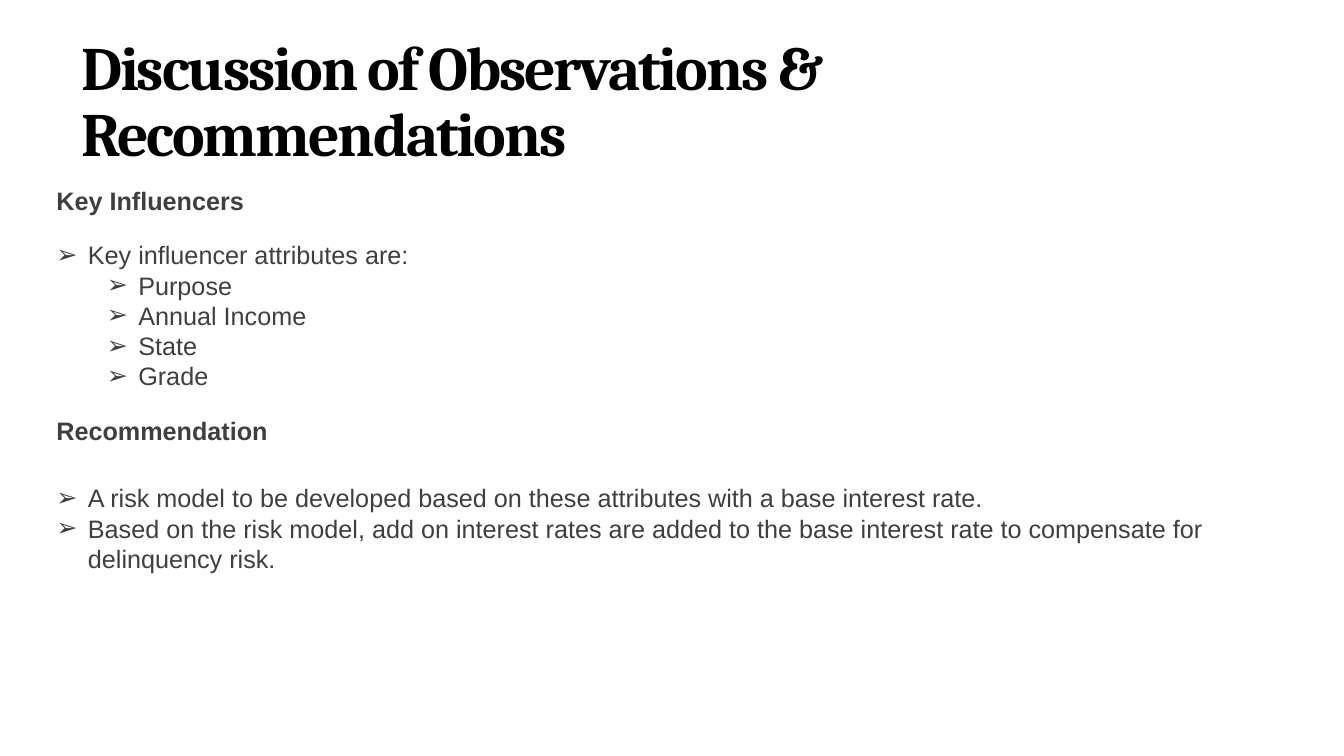
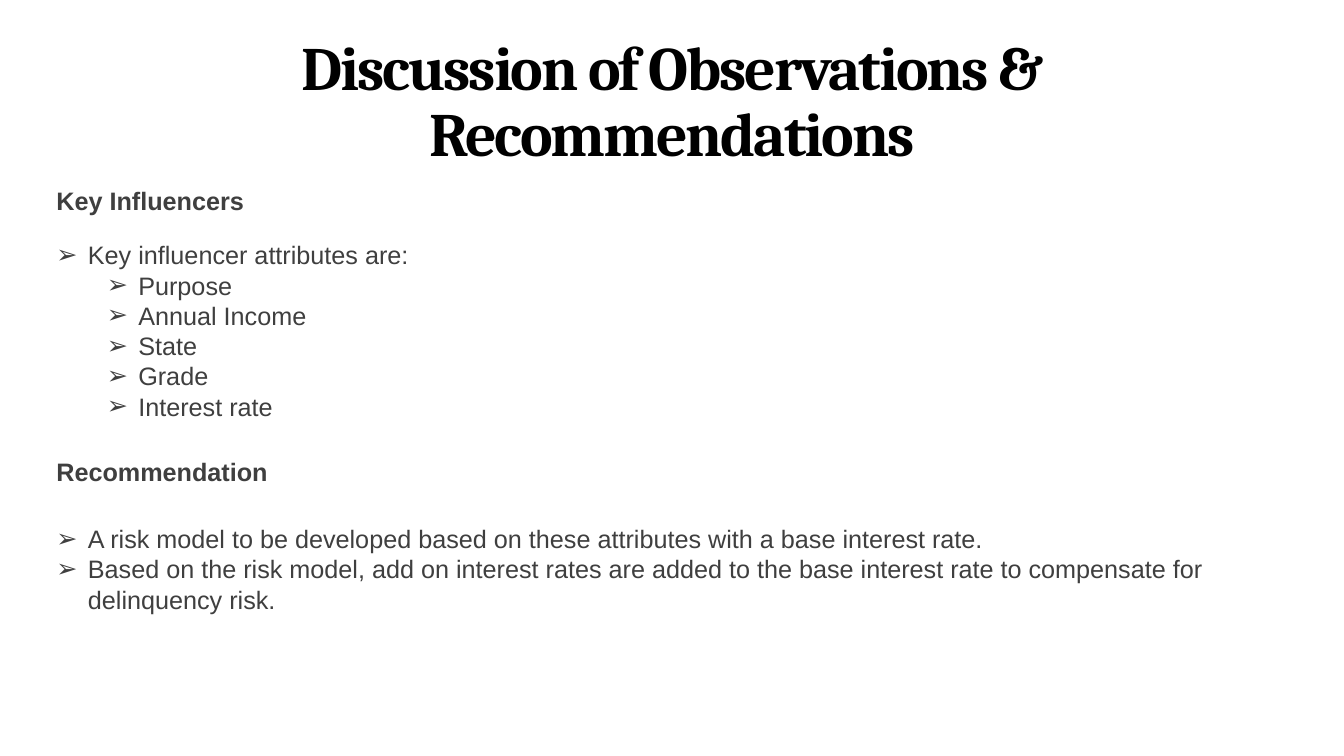
Before and after one commit to pjsurve/Lending-club-case-study, a slide deck: slide 22 of Lending Club Case Study - Upgrad (1).pptx (slide 11 before the commit). Drawn at 1344x756 pixels with LibreOffice and Linux fonts; fonts in the diff are those of the drawing. Boxes give left, top, right and bottom in pixels: in the first picture for what was removed or moved away, otherwise in the second. Text is boxed around its words. In the diff, an @@ line names an element or a change of style, - is before the commit and + after.

```diff
--- a/Lending Club Case Study - Upgrad (1).pptx
+++ b/Lending Club Case Study - Upgrad (1).pptx
@@ text "Discussion of Observations & Recommendations" at [302, 46, 989, 157]: alignment left to centre @@
@@ text at [138, 398, 272, 417]: paragraph added @@
+  ➢ Interest rate
@@ text "Recommendation": place and size @@
-text "Recommendation" at [56, 421, 267, 441]
+text "Recommendation" at [56, 462, 267, 482]
@@ text "A risk model to be ...": place and size @@
-text "A risk model to be ..." at [88, 488, 1202, 574]
+text "A risk model to be ..." at [88, 529, 1202, 614]
```
Also in this commit, not shown: 6 other slides changed, 5 slides added, 1 slide removed, 1 other file.
